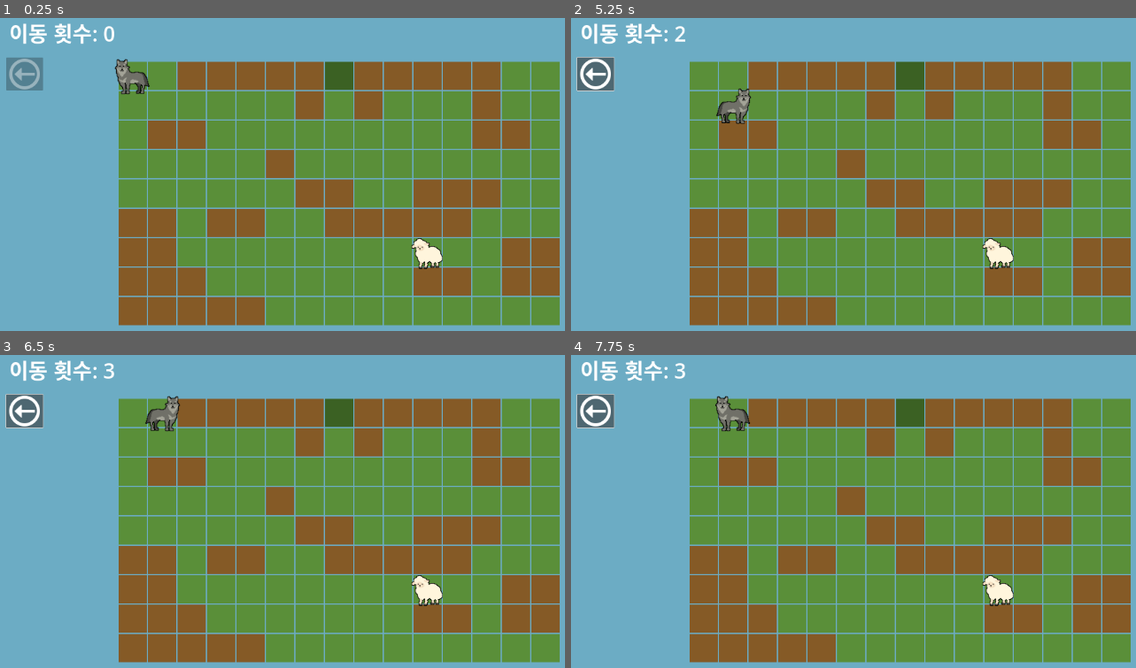
Above: before the commit, frames 1-4 (two rows, left to right).
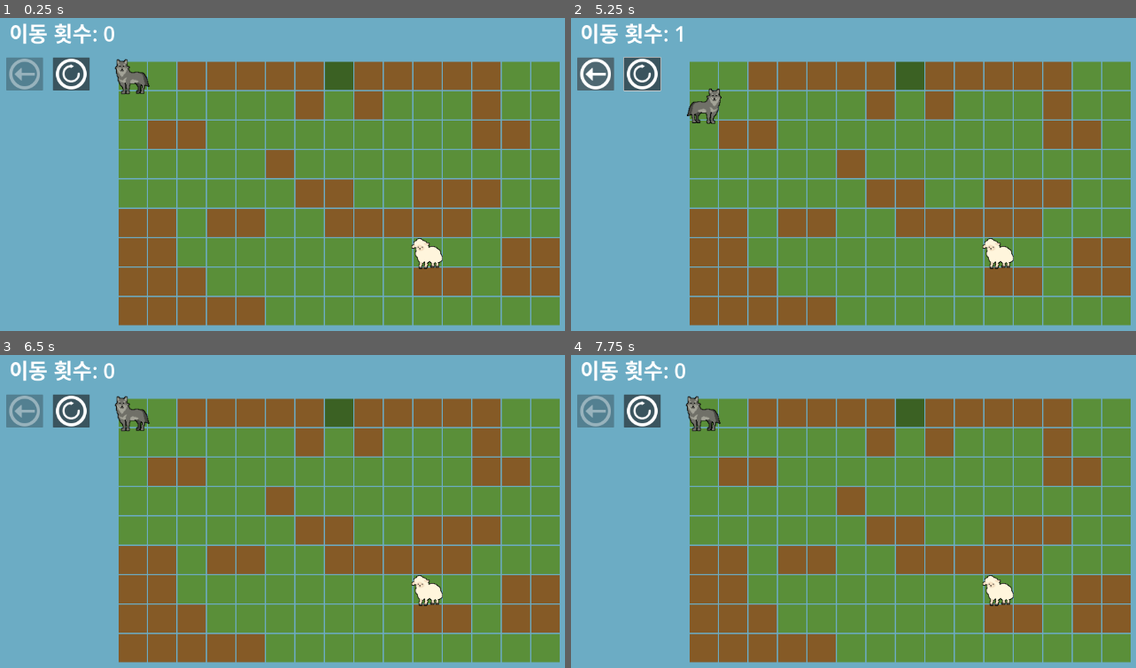
Above: after the commit, the same moments.

Repository: bnnajh7411-a11y/sokoban
Game: Godot game, scene res://scenes/Main.tscn
The game is run twice, just before and just after one commit, with the same random seed, the same clock (stepped at 60 frames per second) and the same inputs.
Inputs (mouse positions are in pixels of both pictures, inside the frame that each line leads up to):
- Up to frame 1 (0.25 s): no input
- Up to frame 2 (5.25 s): click (644, 74) at 0.52 s; click (644, 74) at 1.27 s; click (644, 74) at 2.02 s; tap Enter at 2.75, 5 s; hold Right (ui_right) 2.78-3.5 s; click (593, 74) at 3.5 s; tap Space at 4.25 s; hold Down (ui_down) 4.28-5.03 s; hold Right (ui_right) from 5.03 s (still down)
- Up to frame 3 (6.5 s): tap Space at 5.75 s; release Right (ui_right) at 5.78 s; hold Up (ui_up) from 5.78 s (still down)
- Up to frame 4 (7.75 s): tap Enter at 6.5 s; release Up (ui_up) at 6.53 s; hold Left (ui_left) from 6.53 s (still down); tap Space at 7.25 s

The runs differ from the first frame. In frame 1, 0.7% of the frame differs, in the area x 9-16%, y 12-24%; in frame 2, 1.7%; in frame 3, 2.3%; in frame 4, 2.3%, in the area x 0-32%, y 2-25%.

Commit message:
RetryButton

Diff:
--- a/Main.gd
+++ b/Main.gd
@@ -11,6 +11,7 @@
 @onready var tile_map_layer: TileMapLayer = $TileMapLayer
 @onready var player: GridActor = $Player
 @onready var undo_button: Button = get_node_or_null("CanvasLayer/Hud/UndoButton") as Button
+@onready var hud_restart_button: Button = get_node_or_null("CanvasLayer/Hud/RetryButton") as Button
 @onready var move_count_label: Label = $CanvasLayer/Hud/MoveCountLabel
 @onready var result_overlay: Control = $CanvasLayer/ClearOverlay
 @onready var result_title_label: Label = $CanvasLayer/ClearOverlay/CenterContainer/ClearPanel/VBoxContainer/TitleLabel
@@ -60,6 +61,8 @@
 func _setup_clear_ui() -> void:
 	result_overlay.visible = false
 	result_overlay.mouse_filter = Control.MOUSE_FILTER_IGNORE
+	if hud_restart_button != null and not hud_restart_button.pressed.is_connected(_on_restart_button_pressed):
+		hud_restart_button.pressed.connect(_on_restart_button_pressed)
 	if not restart_button.pressed.is_connected(_on_restart_button_pressed):
 		restart_button.pressed.connect(_on_restart_button_pressed)
 
--- a/scenes/Main.tscn
+++ b/scenes/Main.tscn
@@ -5,6 +5,7 @@
 [ext_resource type="PackedScene" uid="uid://boiwx3wbv6oq8" path="res://actors/Player.tscn" id="2_player"]
 [ext_resource type="PackedScene" uid="uid://damggt3ffynxf" path="res://actors/Sheep.tscn" id="3_sheep"]
 [ext_resource type="Texture2D" uid="uid://dpujglgwqhbnh" path="res://image/Undo.png" id="5_vcsgt"]
+[ext_resource type="Texture2D" uid="uid://dqdopxl3axuhl" path="res://image/Retry.png" id="6_c01mt"]
 
 [node name="Main" type="Node2D" unique_id=598128310]
 script = ExtResource("1_main")
@@ -59,6 +60,18 @@
 icon = ExtResource("5_vcsgt")
 icon_alignment = 1
 
+[node name="RetryButton" type="Button" parent="CanvasLayer/Hud" unique_id=1186694230]
+custom_minimum_size = Vector2(120, 32)
+layout_mode = 0
+offset_left = 100.0
+offset_top = 90.0
+offset_right = 220.0
+offset_bottom = 198.0
+scale = Vector2(0.5, 0.5)
+theme_override_icons/icon = ExtResource("5_vcsgt")
+icon = ExtResource("6_c01mt")
+icon_alignment = 1
+
 [node name="ClearOverlay" type="Control" parent="CanvasLayer" unique_id=344761879]
 visible = false
 layout_mode = 3
--- a/scenes/Stage1.tscn
+++ b/scenes/Stage1.tscn
@@ -5,6 +5,7 @@
 [ext_resource type="PackedScene" uid="uid://damggt3ffynxf" path="res://actors/Sheep.tscn" id="2_hp1su"]
 [ext_resource type="Texture2D" uid="uid://dpujglgwqhbnh" path="res://image/Undo.png" id="3_5mgwk"]
 [ext_resource type="PackedScene" uid="uid://boiwx3wbv6oq8" path="res://actors/Player.tscn" id="3_qasgr"]
+[ext_resource type="Texture2D" uid="uid://dqdopxl3axuhl" path="res://image/Retry.png" id="4_cskvh"]
 
 [node name="Stage1" type="Node2D" unique_id=1683069215]
 script = ExtResource("1_qasgr")
@@ -51,6 +52,18 @@
 scale = Vector2(0.5, 0.5)
 theme_override_icons/icon = ExtResource("3_5mgwk")
 icon = ExtResource("3_5mgwk")
+icon_alignment = 1
+
+[node name="RetryButton" type="Button" parent="CanvasLayer/Hud" unique_id=1529828039]
+custom_minimum_size = Vector2(120, 32)
+layout_mode = 0
+offset_left = 100.0
+offset_top = 90.0
+offset_right = 220.0
+offset_bottom = 198.0
+scale = Vector2(0.5, 0.5)
+theme_override_icons/icon = ExtResource("3_5mgwk")
+icon = ExtResource("4_cskvh")
 icon_alignment = 1
 
 [node name="ClearOverlay" type="Control" parent="CanvasLayer" unique_id=1730192693]
--- a/scenes/Stage2.tscn
+++ b/scenes/Stage2.tscn
@@ -5,6 +5,7 @@
 [ext_resource type="PackedScene" uid="uid://damggt3ffynxf" path="res://actors/Sheep.tscn" id="2_4bw56"]
 [ext_resource type="PackedScene" uid="uid://boiwx3wbv6oq8" path="res://actors/Player.tscn" id="3_c8nos"]
 [ext_resource type="Texture2D" uid="uid://dpujglgwqhbnh" path="res://image/Undo.png" id="3_pmtui"]
+[ext_resource type="Texture2D" uid="uid://dqdopxl3axuhl" path="res://image/Retry.png" id="4_g3t3u"]
 
 [node name="Stage1" type="Node2D" unique_id=1683069215]
 script = ExtResource("1_c8nos")
@@ -49,9 +50,26 @@
 offset_right = 144.0
 offset_bottom = 198.0
 scale = Vector2(0.5, 0.5)
-theme_override_icons/icon = ExtResource("3_pmtui")
+theme_override_font_sizes/font_size = 20
+text = "실행취소"
 icon = ExtResource("3_pmtui")
 icon_alignment = 1
+vertical_icon_alignment = 0
+
+[node name="RetryButton" type="Button" parent="CanvasLayer/Hud" unique_id=930084551]
+custom_minimum_size = Vector2(120, 32)
+layout_mode = 0
+offset_left = 100.0
+offset_top = 90.0
+offset_right = 220.0
+offset_bottom = 198.0
+scale = Vector2(0.5, 0.5)
+theme_override_font_sizes/font_size = 20
+theme_override_icons/icon = ExtResource("3_pmtui")
+text = "초기화"
+icon = ExtResource("4_g3t3u")
+icon_alignment = 1
+vertical_icon_alignment = 0
 
 [node name="ClearOverlay" type="Control" parent="CanvasLayer" unique_id=1941664023]
 visible = false
--- a/scenes/Stage3.tscn
+++ b/scenes/Stage3.tscn
@@ -4,6 +4,7 @@
 [ext_resource type="TileSet" uid="uid://vpv4llnwj4qi" path="res://generated/level_tileset.tres" id="2_uu5ob"]
 [ext_resource type="PackedScene" uid="uid://damggt3ffynxf" path="res://actors/Sheep.tscn" id="3_asesr"]
 [ext_resource type="Texture2D" uid="uid://dpujglgwqhbnh" path="res://image/Undo.png" id="3_uu5ob"]
+[ext_resource type="Texture2D" uid="uid://dqdopxl3axuhl" path="res://image/Retry.png" id="4_asesr"]
 [ext_resource type="PackedScene" uid="uid://boiwx3wbv6oq8" path="res://actors/Player.tscn" id="4_tg7l7"]
 
 [node name="Stage1" type="Node2D" unique_id=1683069215]
@@ -51,6 +52,18 @@
 scale = Vector2(0.5, 0.5)
 theme_override_icons/icon = ExtResource("3_uu5ob")
 icon = ExtResource("3_uu5ob")
+icon_alignment = 1
+
+[node name="RetryButton" type="Button" parent="CanvasLayer/Hud" unique_id=1646702637]
+custom_minimum_size = Vector2(120, 32)
+layout_mode = 0
+offset_left = 100.0
+offset_top = 90.0
+offset_right = 220.0
+offset_bottom = 198.0
+scale = Vector2(0.5, 0.5)
+theme_override_icons/icon = ExtResource("3_uu5ob")
+icon = ExtResource("4_asesr")
 icon_alignment = 1
 
 [node name="ClearOverlay" type="Control" parent="CanvasLayer" unique_id=1941664023]
Binary file added: image/Retry.png
Not shown, added: image/Retry.png.import
